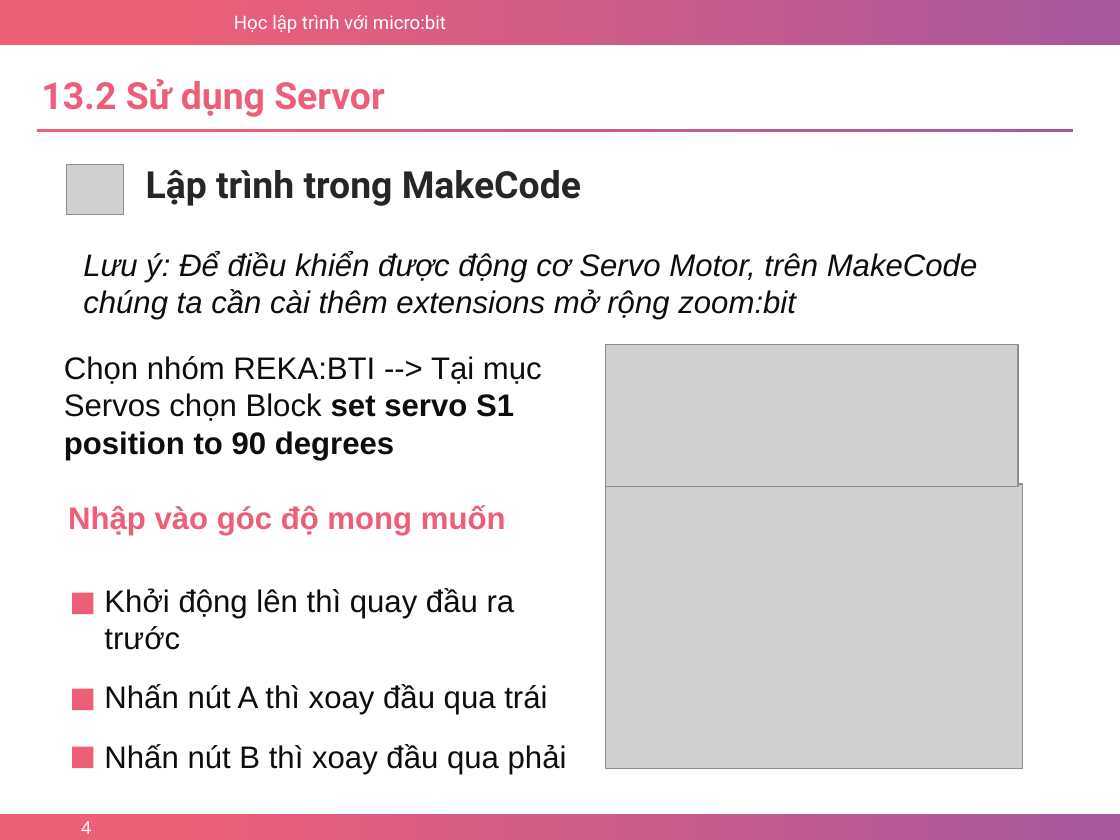
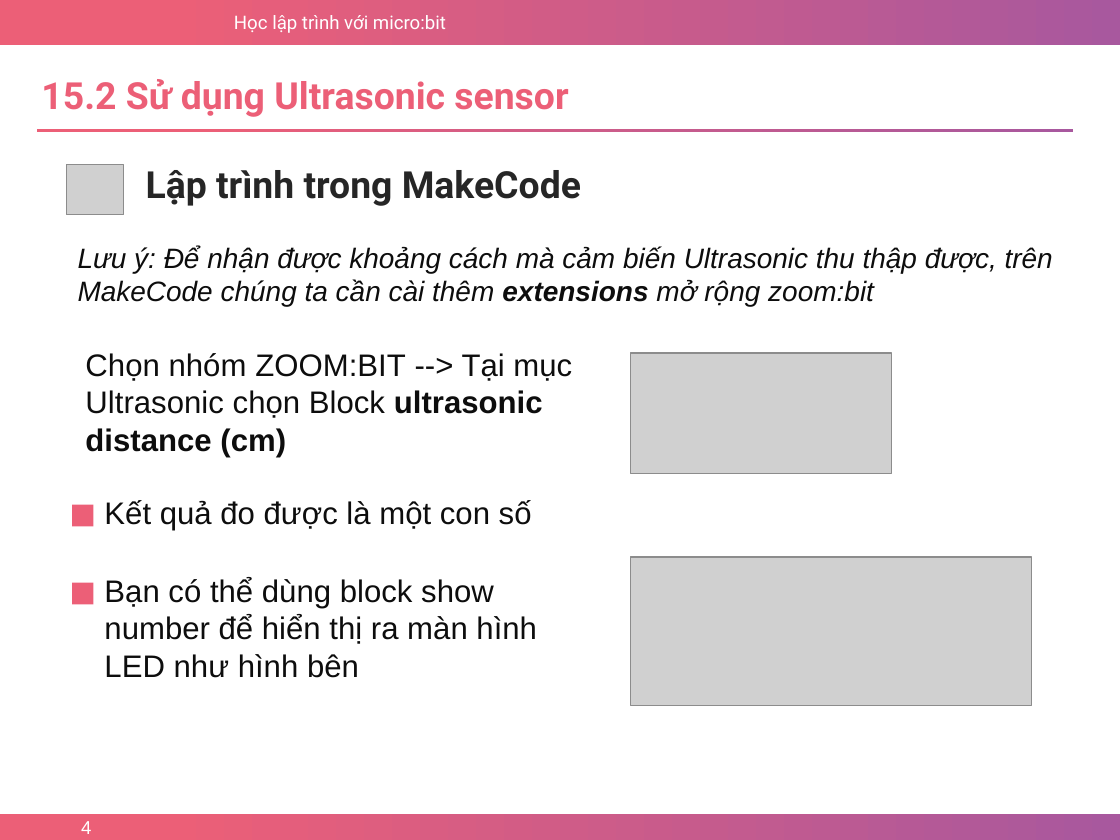
Before and after one commit to nhannn87dn/Learn-microbit, a slide deck: slide 4 of Lessions/Bai-15-Ultrasonic-Sensor/Bai-15-Ultrasonic-Sensor.pptx. Drawn at 1120x840 pixels with LibreOffice and Linux fonts; fonts in the diff are those of the drawing; grey boxes stand for pictures; background and template pictures are left out. Boxes give left, top, right and bottom in pixels: in the first picture for what was removed or moved away, otherwise in the second. Text is boxed around its words. In the diff, an @@ line names an element or a change of style, - is before the commit and + after.

```diff
--- a/Lessions/Bai-15-Ultrasonic-Sensor/Bai-15-Ultrasonic-Sensor.pptx
+++ b/Lessions/Bai-15-Ultrasonic-Sensor/Bai-15-Ultrasonic-Sensor.pptx
@@ text at (x1=41, y1=79, x2=568, y2=117): text changed @@
-13.2 Sử dụng Servor
+15.2 Sử dụng Ultrasonic sensor
@@ text at (x1=78, y1=246, x2=1053, y2=306): text changed; size 20 to 18 pt @@
-Lưu ý: Để điều khiển được động cơ Servo Motor, trên MakeCode chúng ta cần cài thêm extensions mở rộng zoom:bit
+Lưu ý: Để nhận được khoảng cách mà cảm biến Ultrasonic thu thập được, trên MakeCode chúng ta cần cài thêm extensions mở rộng zoom:bit
@@ text at (x1=85, y1=353, x2=572, y2=457): text changed @@
-Chọn nhóm REKA:BTI --> Tại mục Servos chọn Block set servo S1 position to 90 degrees
+Chọn nhóm ZOOM:BIT --> Tại mục Ultrasonic chọn Block ultrasonic distance (cm)
@@ picture resized from (x1=606, y1=345, x2=1018, y2=486) to (x1=631, y1=353, x2=892, y2=473) @@
@@ text removed at (x1=68, y1=505, x2=506, y2=535) @@
-Nhập vào góc độ mong muốn
@@ rectangle moved from (x1=73, y1=592, x2=94, y2=614) to (x1=73, y1=505, x2=94, y2=526) @@
@@ text at (x1=104, y1=500, x2=532, y2=530): text changed @@
-Khởi động lên thì quay đầu ra trước
+Kết quả đo được là một con số
@@ picture removed at (x1=606, y1=484, x2=1023, y2=768) @@
@@ picture added at (x1=631, y1=557, x2=1032, y2=704) @@
@@ rectangle moved from (x1=73, y1=689, x2=94, y2=710) to (x1=73, y1=582, x2=94, y2=604) @@
@@ text at (x1=104, y1=577, x2=537, y2=678): text changed @@
-Nhấn nút A thì xoay đầu qua trái
+Bạn có thể dùng block show number để hiển thị ra màn hình LED như hình bên
@@ rectangle removed at (x1=73, y1=747, x2=94, y2=768) @@
@@ text removed at (x1=104, y1=744, x2=567, y2=774) @@
-Nhấn nút B thì xoay đầu qua phải
```
Also in this commit, not shown: 7 slides added, 5 slides removed, 1 other file.
